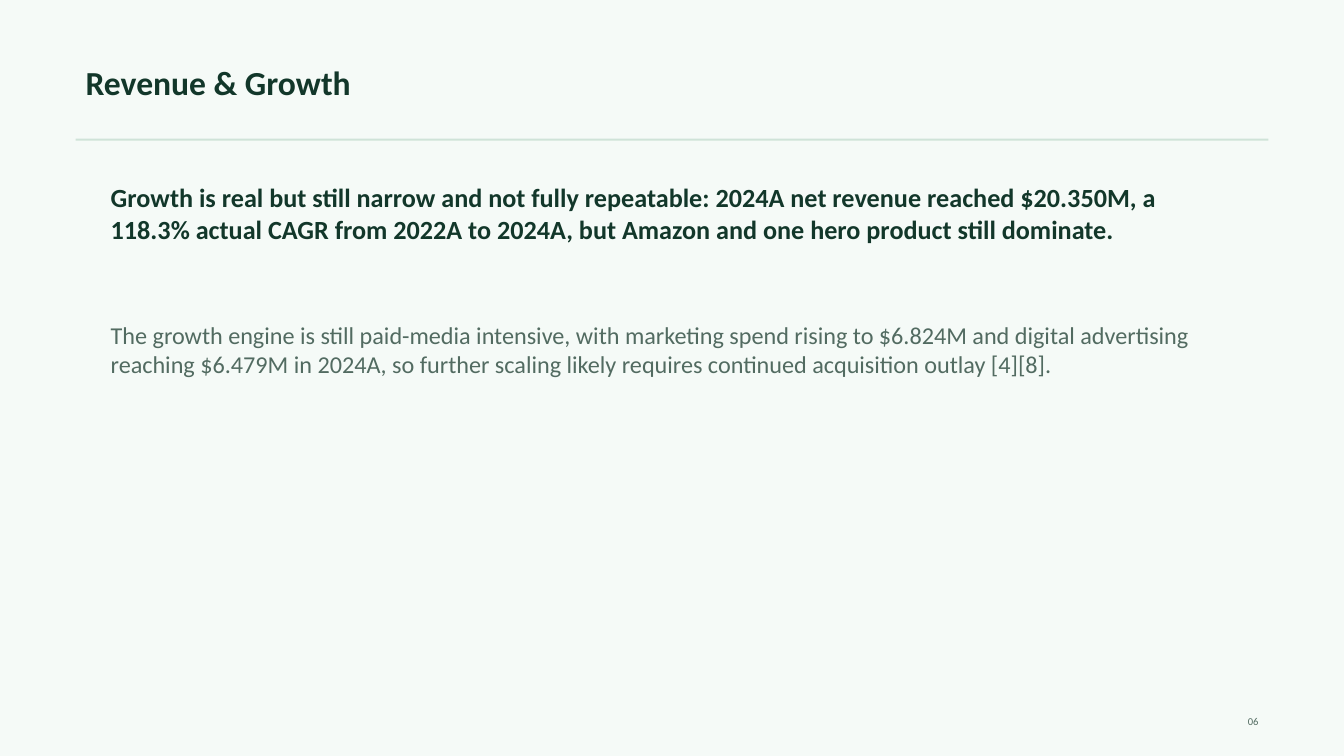
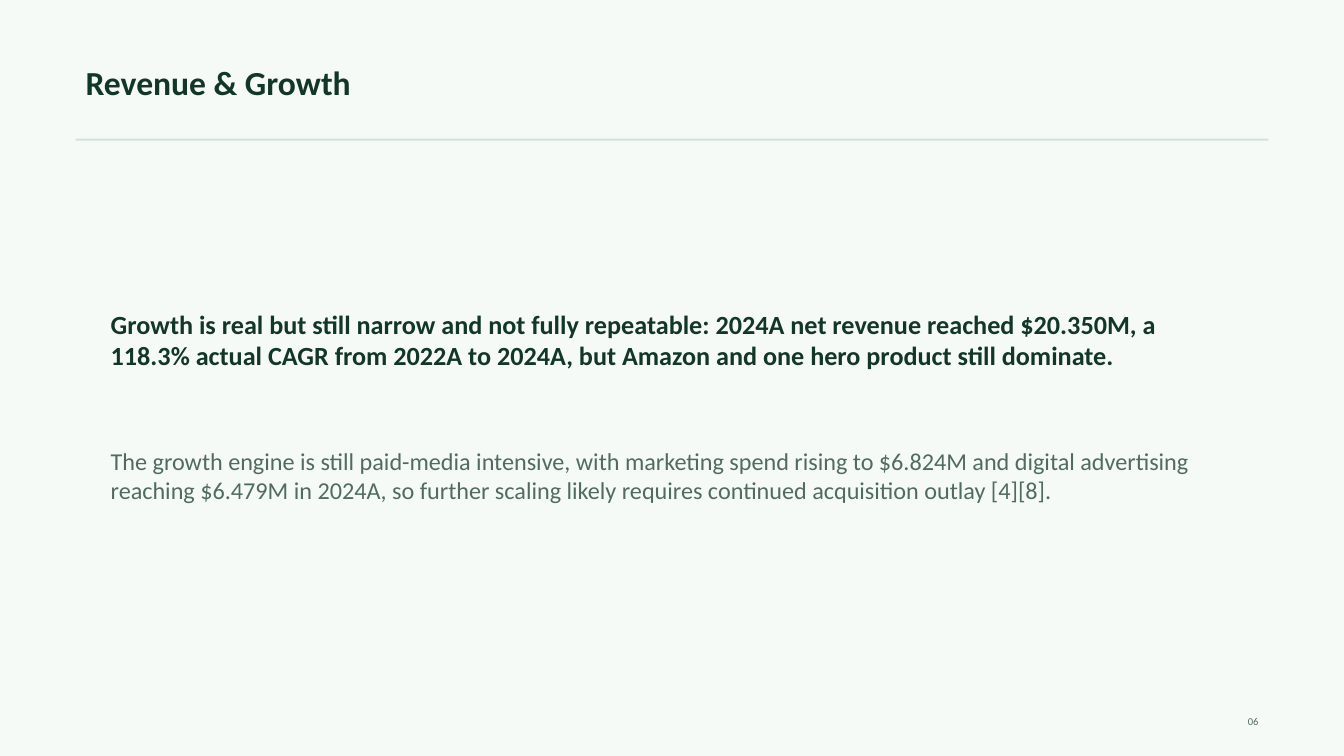
Before and after one commit to satyam-binocs/financials-ppt-poc, a slide deck: slide 6 of .codex-finalizer/phase2-candidate.pptx. Drawn at 1344x756 pixels with LibreOffice and Linux fonts; fonts in the diff are those of the drawing. Boxes give left, top, right and bottom in pixels: in the first picture for what was removed or moved away, otherwise in the second. Text is boxed around its words. In the diff, an @@ line names an element or a change of style, - is before the commit and + after.

```diff
--- a/.codex-finalizer/phase2-candidate.pptx
+++ b/.codex-finalizer/phase2-candidate.pptx
@@ text "Growth is real but still ...": place and size @@
-text "Growth is real but still ..." at (111, 188, 1156, 243)
+text "Growth is real but still ..." at (111, 315, 1156, 369)
@@ text "The growth engine is still ...": place and size @@
-text "The growth engine is still ..." at (111, 327, 1188, 377)
+text "The growth engine is still ..." at (111, 453, 1188, 503)
```
Also in this commit, not shown: 22 other slides changed, 19 other files.
